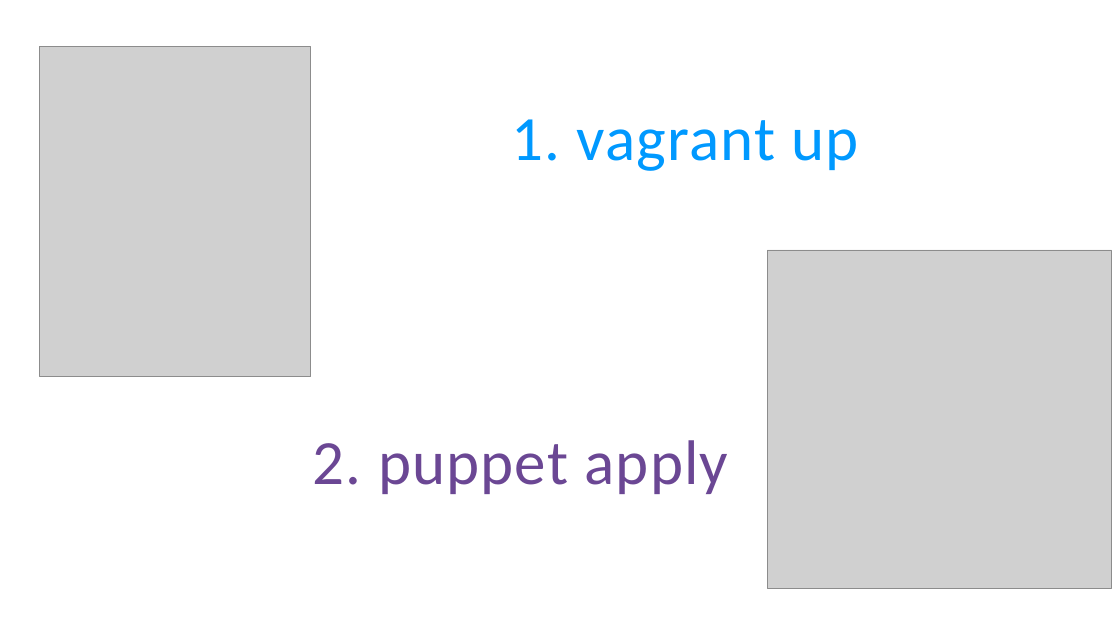
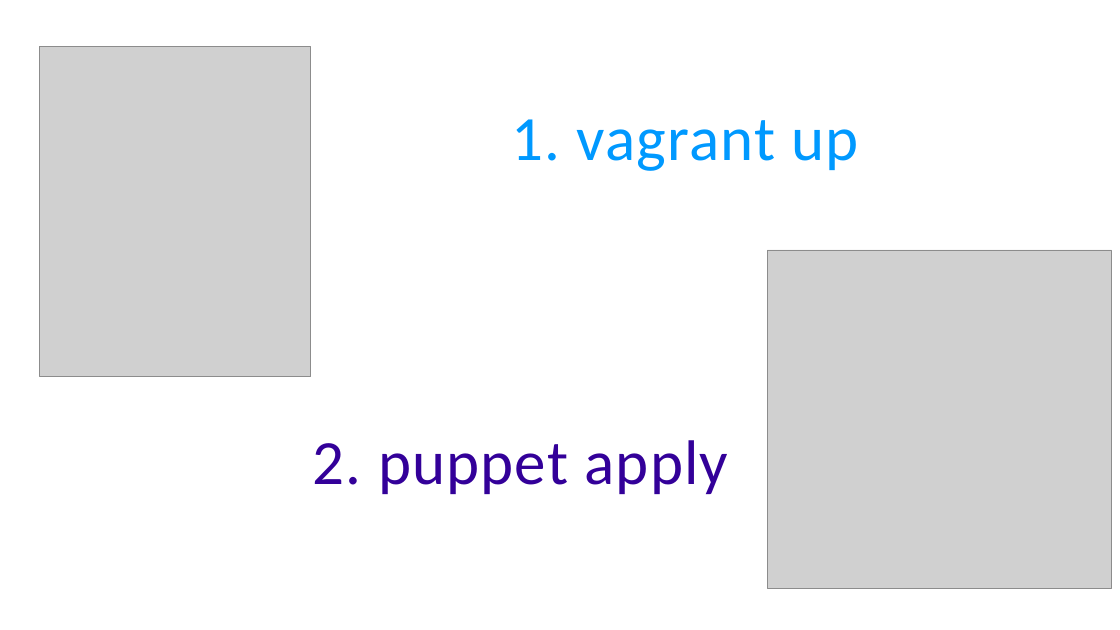
Before and after one commit to ondrej-smola/gdg_vagrant_puppet, a slide deck: slide 4 of gdg.odp (slide 5 before the commit). Drawn at 1120x630 pixels with LibreOffice and Linux fonts; fonts in the diff are those of the drawing; grey boxes stand for pictures; background and template pictures are left out. Boxes give left, top, right and bottom in pixels: in the first picture for what was removed or moved away, otherwise in the second. Text is boxed around its words. In the diff, an @@ line names an element or a change of style, - is before the commit and + after.

```diff
--- a/gdg.odp
+++ b/gdg.odp
@@ title "2. puppet apply" at (313, 440, 729, 494): text colour #6B4794 to #330099 @@
```
Also in this commit, not shown: 4 other slides changed, 2 slides added, 3 slides removed, 3 other files.
